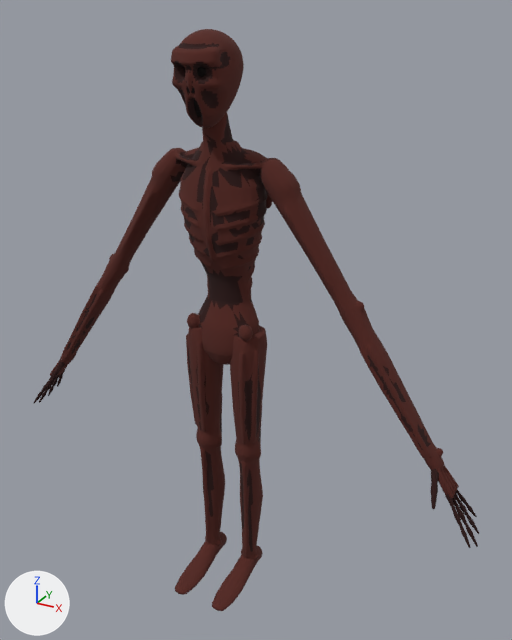
Two versions of the glTF model creatures/ghoul/models/ghoul.glb, one commit apart.
Camera for both pictures: a 50 mm lens placed at (0.836, -1.371, 1.467), pointed at (0.073, 0.015, 0.774). The lights are fixed; the arrows at lower left show +X, +Y and +Z. The picture after the commit comes second. Vertices at exactly the same position are counted once.

The older version as bpy lines, for what is in view:
```python
mat_skin = principled_material('skin')
mat_skin.base_color = (0.089, 0.0163, 0.0108)  # dark red #54221b
mat_skin.roughness = 1.0
me_ghoul = bpy.data.meshes.new('ghoul')
me_ghoul.from_pydata(...)  # 17578 vertices, 35040 faces; spans x -0.666..0.666, y -0.179..0.069, z 0.0..1.429
# faces by material slot: [27824, 6416, 800]
me_ghoul.materials.append(mat_skin)  # dark red #54221b
me_ghoul.materials.append(mat_skin_shade)  # black #2b0d0b
me_ghoul.materials.append(mat_hollow)  # black #0a0202
ob_ghoul = bpy.data.objects.new('ghoul', me_ghoul)
ob_ghoul.location = (0.0, 0.0, 0.0)
```
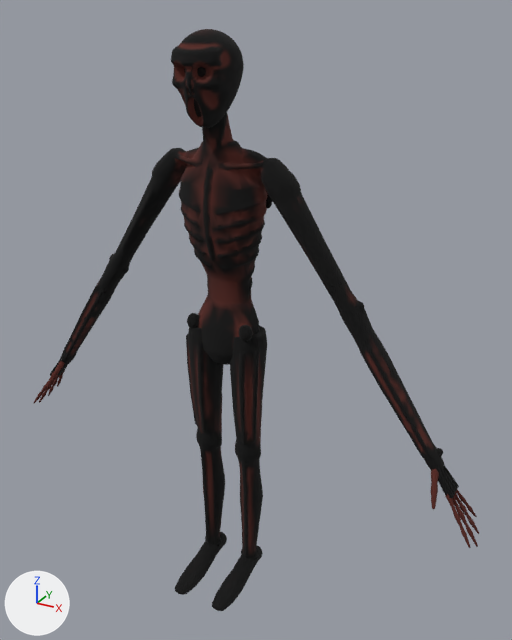
The change, as a list of edits to the scene's bpy script:
```text
Change mat_skin:
    where n0 = _N.new('ShaderNodeBsdfPrincipled'); n0.name = 'Principled BSDF'
    remove n0.inputs[0].default_value = (0.089, 0.0163, 0.0108, 1.0)  # 'Base Color', dark red #54221b
    add n2 = _N.new('ShaderNodeMix'); n2.name = 'Mix'
    add n2.data_type = 'RGBA'
    add n2.blend_type = 'MULTIPLY'
    add n2.inputs[0].default_value = 1.0  # 'Factor'
    add n2.inputs[7].default_value = (0.089, 0.0163, 0.0108, 1.0)  # 'B', dark red #54221b
    add n3 = _N.new('ShaderNodeVertexColor'); n3.name = 'Color Attribute'
    add _L.new(n2.outputs[2], n0.inputs[0])  # 'Result' to 'Base Color'
    add _L.new(n3.outputs[0], n2.inputs[6])  # 'Color' to 'A'
Change me_ghoul:
    where me_ghoul.from_pydata(...)  # 17578 vertices, 35040 faces; spans x -0.666..0.666, y -0.179..0.069, z 0.0..1.429
    used by ob_ghoul; location = (0.0, 0.0, 0.0)
    me_ghoul part 1: 6416 faces spanning x -0.666..0.666, y -0.134..0.063, z 0.063..1.405 switch from mat_skin_shade (black #2b0d0b) to mat_skin
```

Boxes (x1, y1, x2, y2) around the edits, measured in the pictures (512 x 640 px):
'ghoul', recoloured, surface changed: (34, 29, 479, 611) in both
part 1 of me_ghoul, recoloured: (34, 43, 479, 552) in both
